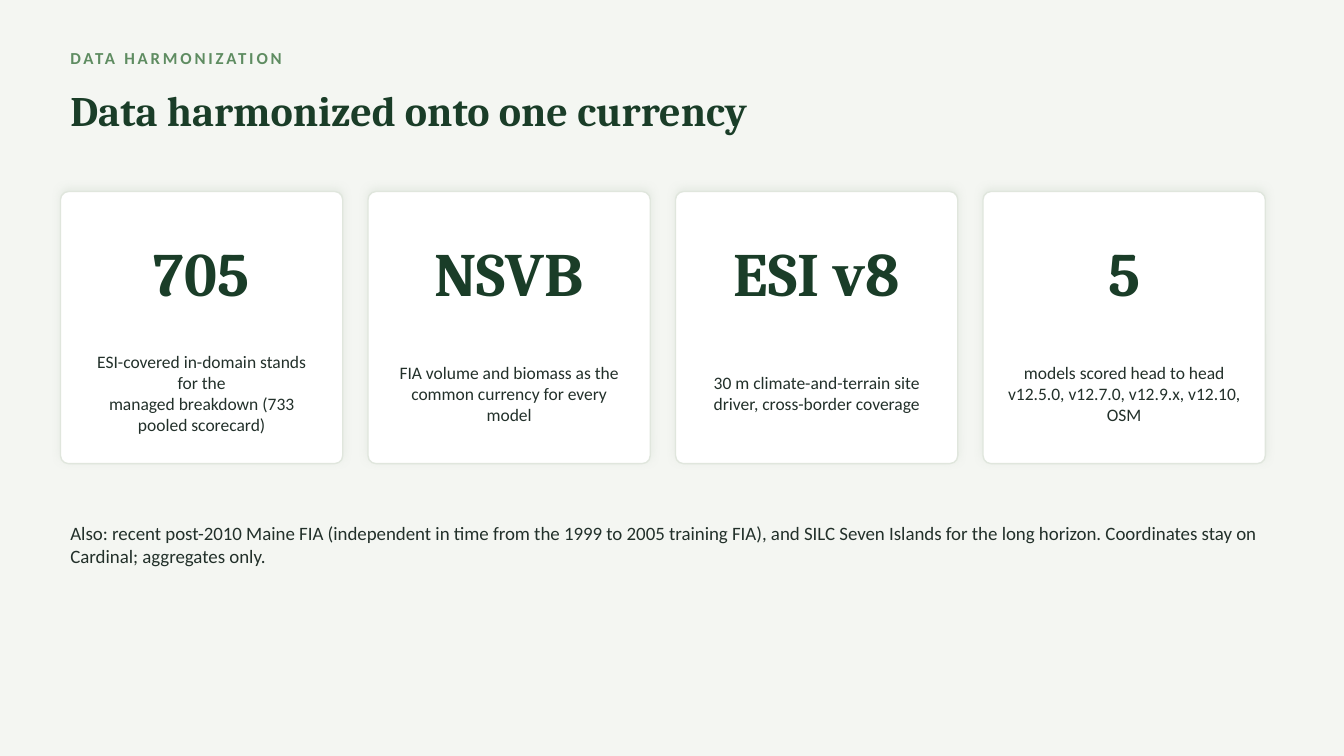
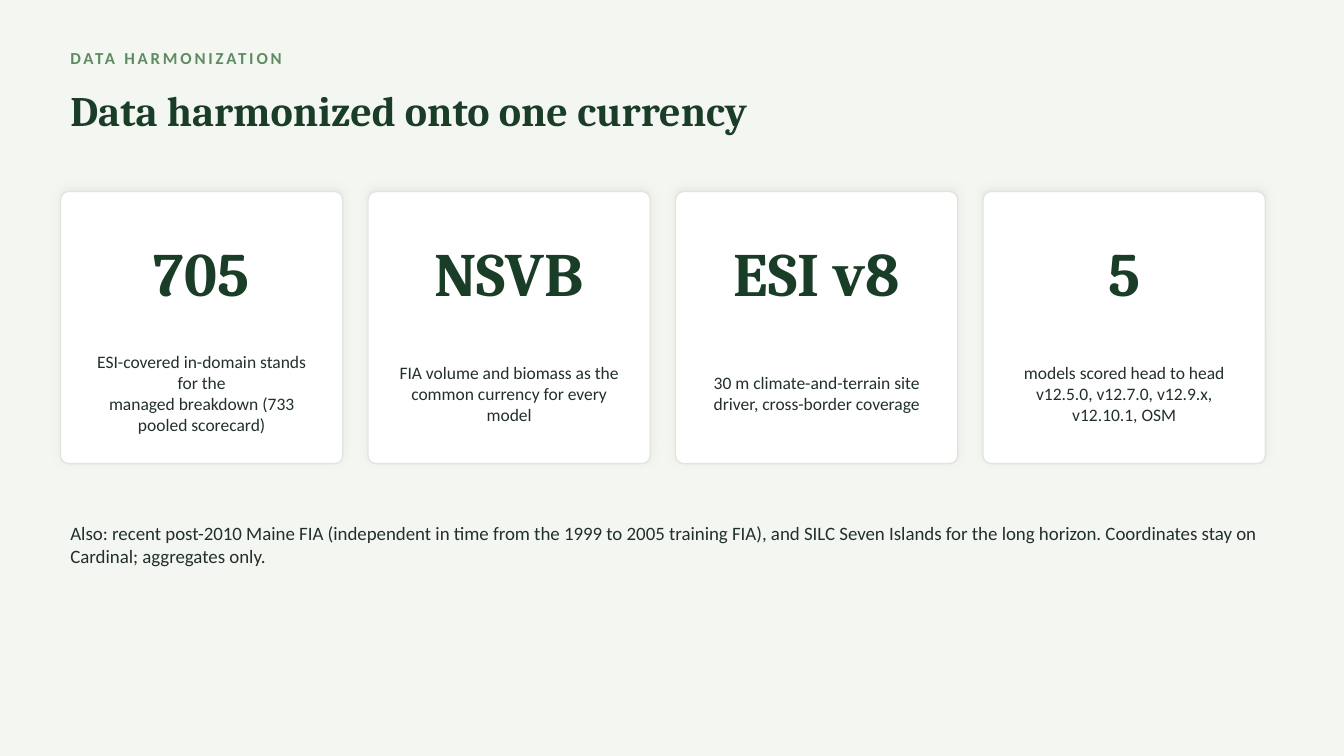
Before and after one commit to holoros/fvs-acd, a slide deck: slide 3 of FVS-ACD_Hennigar_Aug2026.pptx. Drawn at 1344x756 pixels with LibreOffice and Linux fonts; fonts in the diff are those of the drawing. Boxes give left, top, right and bottom in pixels: in the first picture for what was removed or moved away, otherwise in the second. Text is boxed around its words. In the diff, an @@ line names an element or a change of style, - is before the commit and + after.

```diff
--- a/FVS-ACD_Hennigar_Aug2026.pptx
+++ b/FVS-ACD_Hennigar_Aug2026.pptx
@@ text at (1036,388,1212,423): text changed @@
-v12.5.0, v12.7.0, v12.9.x, v12.10, OSM
+v12.5.0, v12.7.0, v12.9.x, v12.10.1, OSM
```
Also in this commit, not shown: 5 other slides changed, 22 other files.
